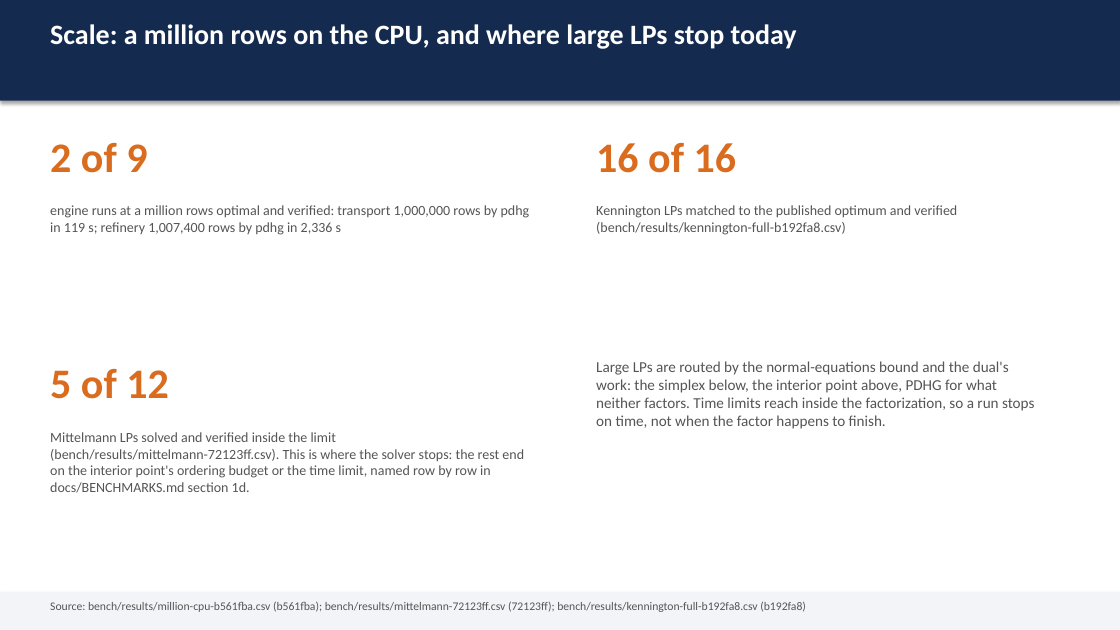
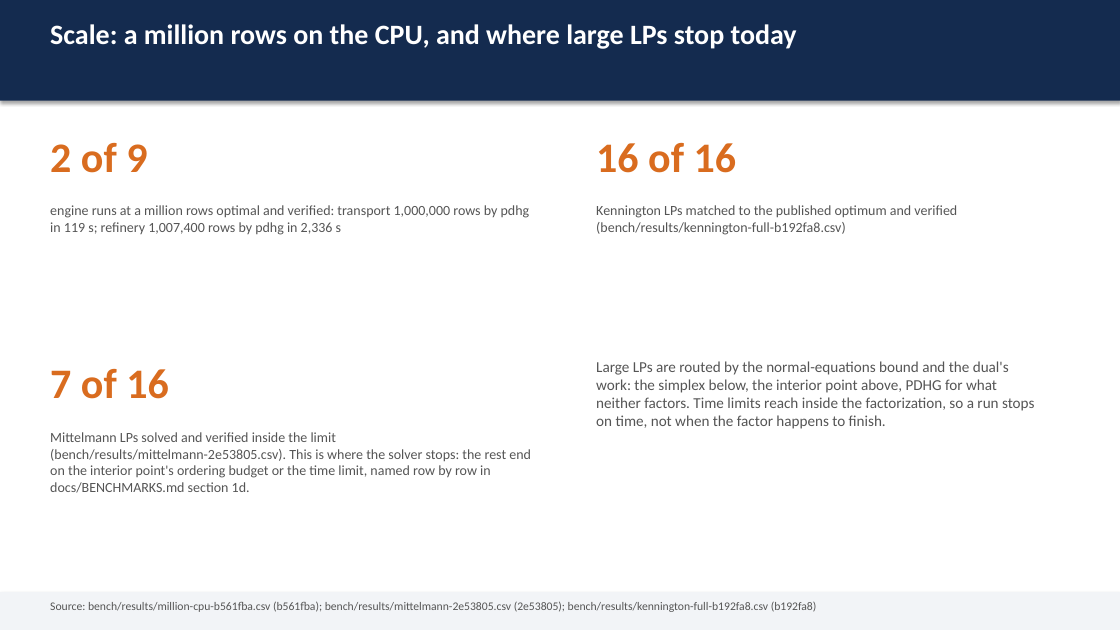
Before and after one commit to thegoodengineers/SANKHYA, a slide deck: slide 8 of docs/SANKHYA-deck.pptx. Drawn at 1120x630 pixels with LibreOffice and Linux fonts; fonts in the diff are those of the drawing. Boxes give left, top, right and bottom in pixels: in the first picture for what was removed or moved away, otherwise in the second. Text is boxed around its words. In the diff, an @@ line names an element or a change of style, - is before the commit and + after.

Commit message:
bench(mittelmann): 7 of 16 on main at 2e53805, the twelve and the LPfeas-14 at 600 s with HiGHS in the same job
The README row moves off the laptop's 5 of 12 at 72123ff (300 s, 24 Sep) to a
GitHub-hosted runner's 7 of 16 at 600 s (run 43862202348). Section 1d's per-engine
table now names the default arm algorithm=auto and states each run's own limit and
denominator, since the per-engine option runs are older 300 s files on fewer models.

```diff
--- a/docs/SANKHYA-deck.pptx
+++ b/docs/SANKHYA-deck.pptx
@@ text at [50,369,169,399]: text changed @@
-5 of 12
+7 of 16
@@ text at [50,432,531,493]: text changed @@
-Mittelmann LPs solved and verified inside the limit (bench/results/mittelmann-72123ff.csv). This is where the solver stops: the rest end on the interior point's ordering budget or the time limit, named row by row in docs/BENCHMARKS.md section 1d.
+Mittelmann LPs solved and verified inside the limit (bench/results/mittelmann-2e53805.csv). This is where the solver stops: the rest end on the interior point's ordering budget or the time limit, named row by row in docs/BENCHMARKS.md section 1d.
@@ text at [50,601,817,612]: text changed @@
-Source: bench/results/million-cpu-b561fba.csv (b561fba); bench/results/mittelmann-72123ff.csv (72123ff); bench/results/kennington-full-b192fa8.csv (b192fa8)
+Source: bench/results/million-cpu-b561fba.csv (b561fba); bench/results/mittelmann-2e53805.csv (2e53805); bench/results/kennington-full-b192fa8.csv (b192fa8)
```
Also in this commit, not shown: 1 other slide changed, 6 other files.
